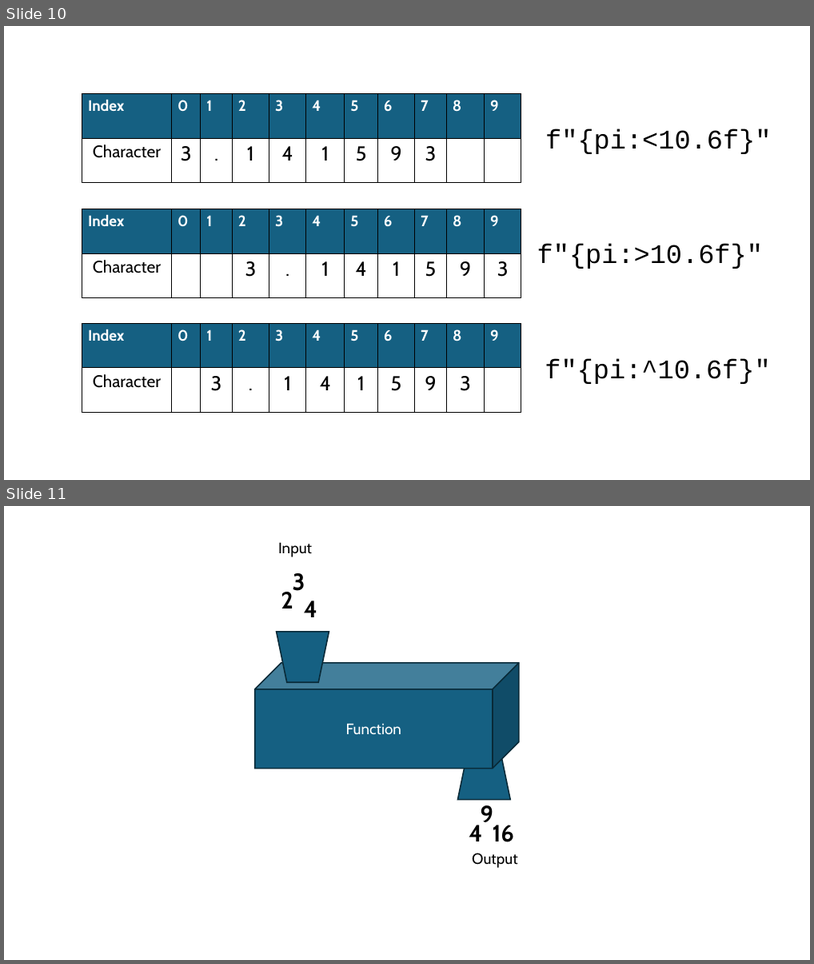
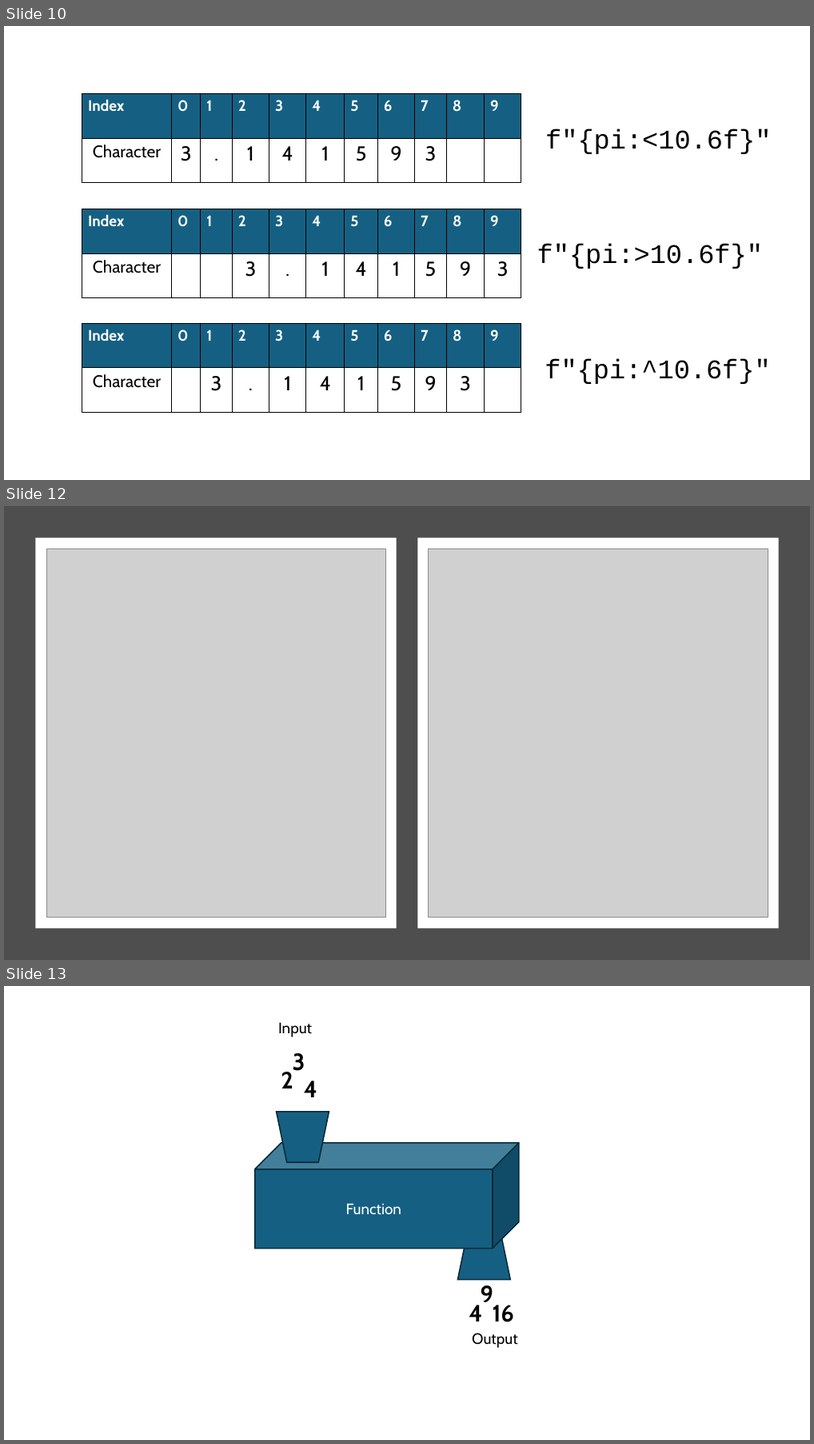
Before and after one commit to John-Abbott-College/SN1-Notes, a slide deck: Images_Youmna.pptx. Shown one above the other, each under a label of ours: slides 10 and 11 before the commit, slides 10, 12 and 13 after it; the slides between them are not shown. The pictures are 814x964 and 814x1444 pixels, drawn with LibreOffice and Linux fonts; fonts in the diff are those of the drawing; grey boxes stand for pictures. Boxes give left, top, right and bottom in pixels: in the first picture for what was removed or moved away, otherwise in the second. Text is boxed around its words. In the diff, an @@ line names an element or a change of style, - is before the commit and + after.

```diff
--- a/Images_Youmna.pptx
+++ b/Images_Youmna.pptx
@@ slide 12 added at box(4, 506, 810, 960), background #FFFFFF @@
@@ rectangle added at box(4, 506, 810, 960), fill #4E4E4E @@
@@ rectangle added at box(35, 538, 397, 928), fill #FFFFFF @@
@@ picture added at box(46, 548, 386, 916) @@
@@ rectangle added at box(418, 538, 779, 928), fill #FFFFFF @@
@@ picture added at box(429, 548, 768, 916) @@
@@ what was slide 11 is now slide 13 @@
```
Also in this commit, not shown: 1 other slide added, 11 other files.
